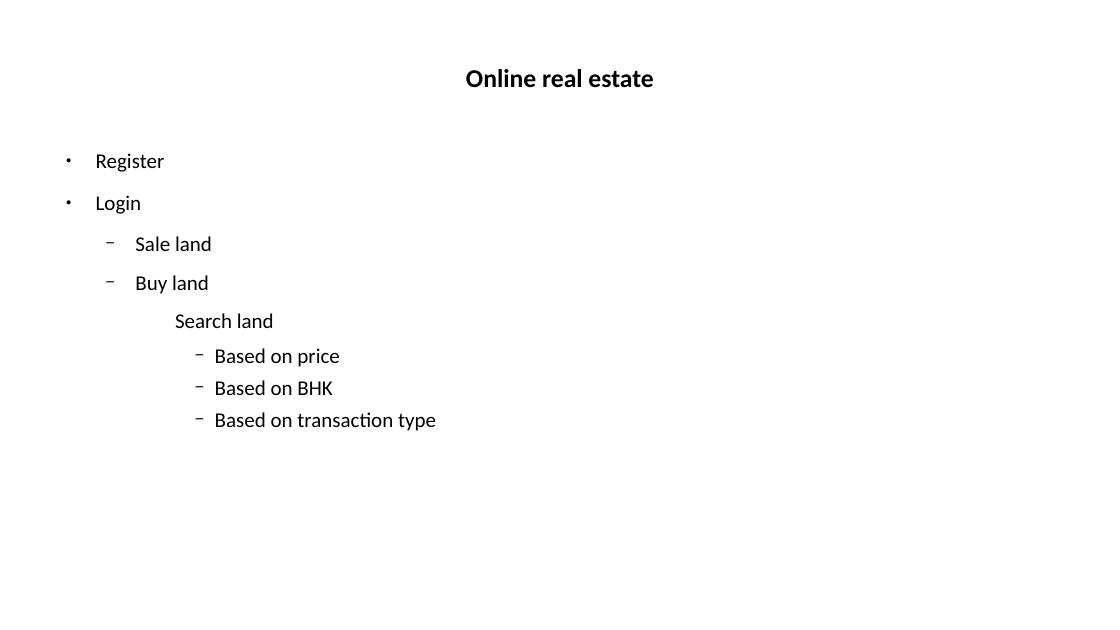
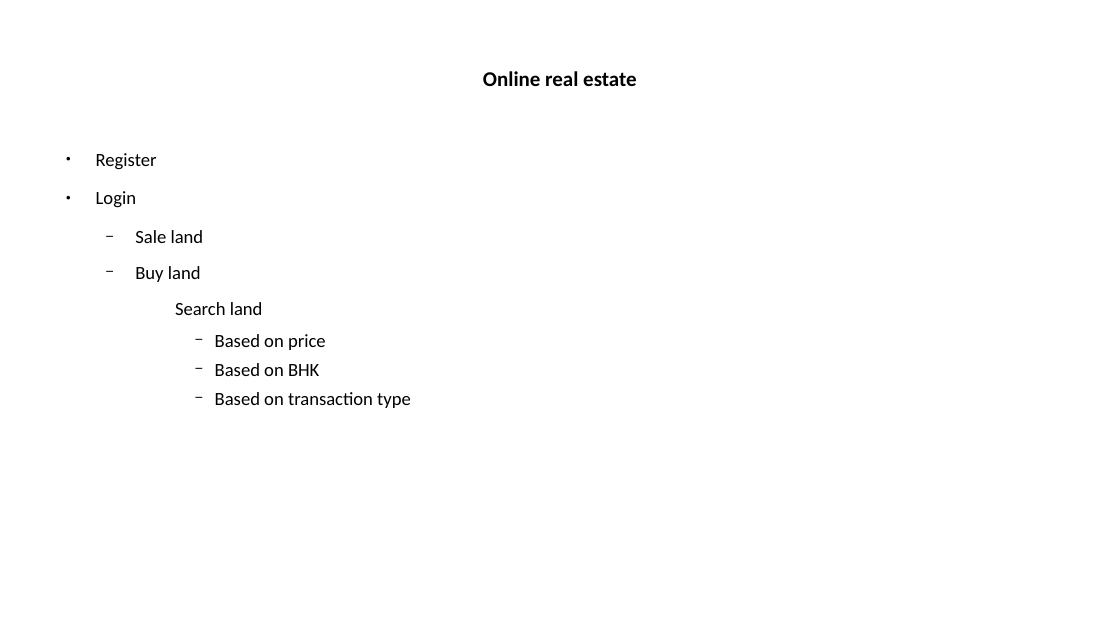
Before and after one commit to kaviyarasan-s/OnlineRealEstate, a slide deck: slide 1 of PPT.odp. Drawn at 1120x630 pixels with LibreOffice and Linux fonts; fonts in the diff are those of the drawing; background and template pictures are left out. Boxes give left, top, right and bottom in pixels: in the first picture for what was removed or moved away, otherwise in the second. Text is boxed around its words. In the diff, an @@ line names an element or a change of style, - is before the commit and + after.

```diff
--- a/PPT.odp
+++ b/PPT.odp
@@ title "Online real estate" at <box>483,71,637,86</box>: size 22 to 18 pt @@
@@ text "Register" at <box>96,153,411,408</box>: size 18 to 16 pt @@
```
Also in this commit, not shown: 3 other slides changed, 19 other files.
